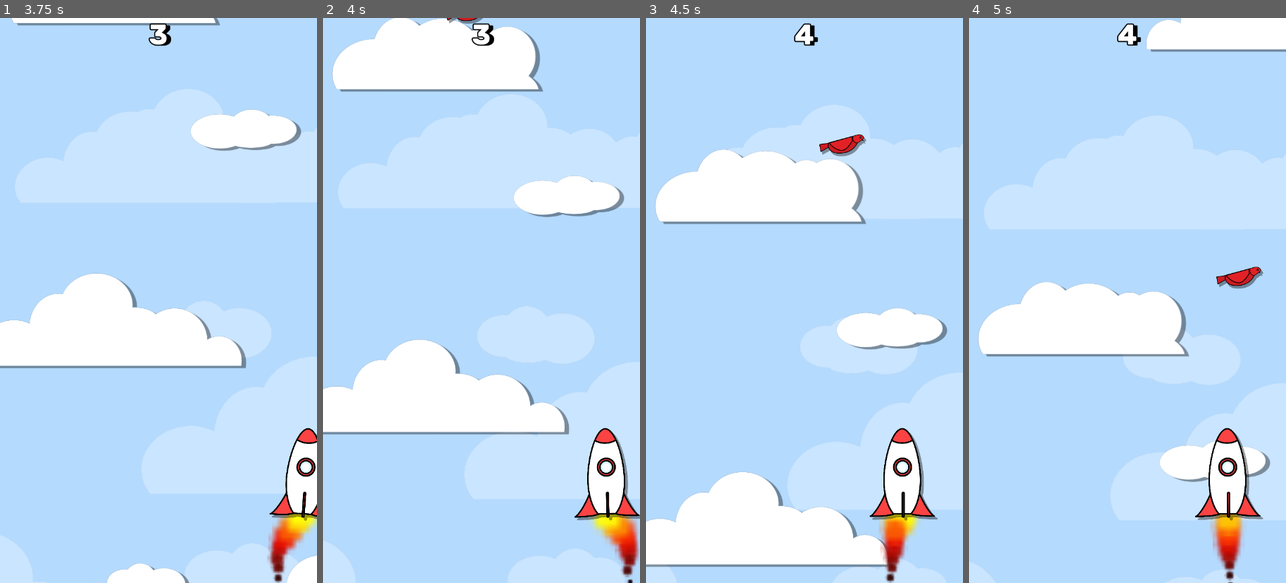
Above: before the commit, frames 1-4 (left to right).
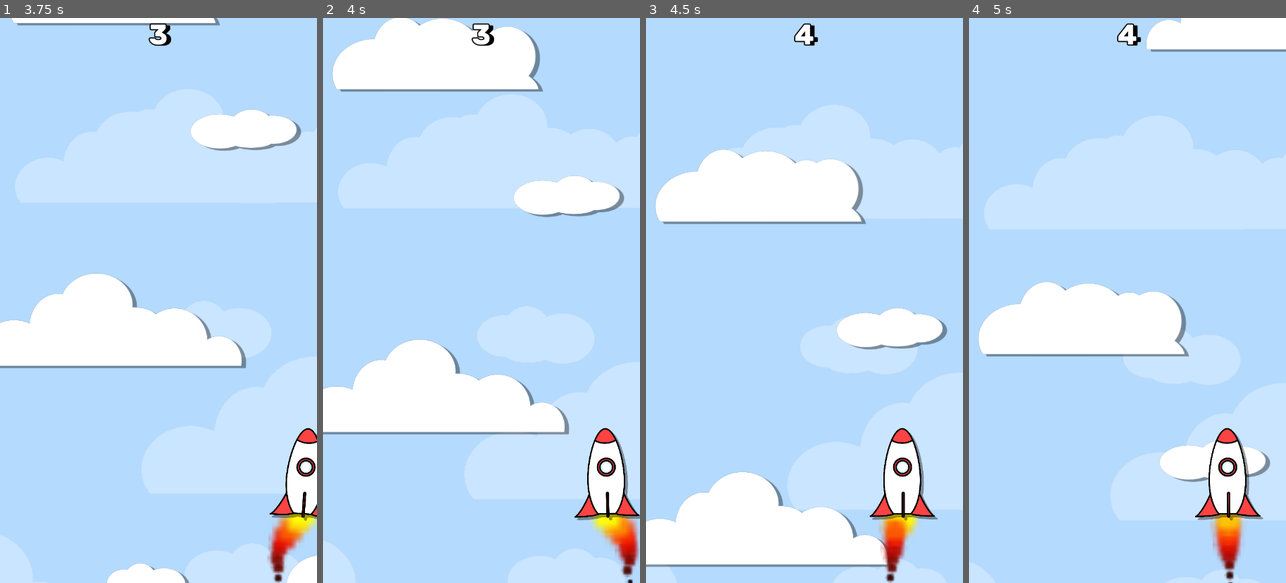
Above: after the commit, the same moments.

Repository: Ranger-NF/BlastOff
Game: Godot game, scene res://main.tscn
Same seed, same stepped clock (60 frames per second), same inputs: the game is played once before the commit and once after it.
Inputs (mouse positions are in pixels of both pictures, inside the frame that each line leads up to):
- Up to frame 1 (3.75 s): click (158, 328) at 0.5 s; move the mouse to (228, 272) at 1.27 s; click (228, 272) at 1.42 s; drag from (95, 328) to (164, 475) at 2.02 s; move the mouse to (190, 176) at 2.77 s; click (190, 176) at 2.92 s; drag from (142, 413) to (63, 215) at 3.52 s
- Up to frame 2 (4 s): no input
- Up to frame 3 (4.5 s): move the mouse to (899, 385) at 4.27 s; click (899, 385) at 4.42 s
- Up to frame 4 (5 s): no input

Frame 1 is identical in both runs. In frame 2, less than 0.1% of the frame differs, in the area x 38-51%, y 0-1%; in frame 3, 0.4%; in frame 4, 0.4%, in the area x 78-93%, y 44-48%.
Error after the commit: Cannot call method 'instantiate' on a null value. (res://main.gd:33)

Commit message:
Seperated main script from the scene

Diff:
--- a/main.gd
+++ b/main.gd
@@ -1,20 +1,63 @@
-extends Node2D
+extends Node
 
-@export var asteroid_node: PackedScene
+@export var bird_scene: PackedScene
+@export var satellite_scene: PackedScene
 
-func spawn_asteroids():
-    var screen_size = get_viewport_rect().size.x
-    var spawn_location = Vector2(randf_range(0, screen_size), 0)
+@onready var obstacle_timer: Timer = $ObstacleTimer
+@onready var satellite_timer: Timer = $SatelliteTimer
 
-    var new_asteroid = asteroid_node.instantiate()
-    new_asteroid.position = spawn_location
-    add_child(new_asteroid)
+@onready var obstacle_path = $ObstaclePath/PathFollow2D
+
+var is_game_running: bool = false
 
 func _ready() -> void:
-    spawn_asteroids()
+    GameManager.game_started.connect(restart_game)
+    GameManager.game_over.connect(_on_game_over)
+
+    UiManager.emit_signal("skipped_to_main_menu")
 
 
+func _physics_process(delta: float) -> void:
+    if is_game_running:
+        StatManager.time_spent += delta
+
+func spawn_obstacle(obstacle_scene: PackedScene):
+    if not obstacle_scene:
+        push_error("PackedScene is not set in the export section!")
+
+    obstacle_path.progress_ratio = randf()
+
+    var rand_xpos_on_path = obstacle_path.position.x
+    var spawn_location = Vector2(rand_xpos_on_path, -250)
+
+    var new_obstacle = obstacle_scene.instantiate()
+    new_obstacle.position = spawn_location
+
+    add_child(new_obstacle)
 
 
+func determine_next_obstacle():
+
+    var random_num = randf()
+    if (random_num < GameManager.satellite_falling_propability):
+        if satellite_timer.is_stopped():
+            satellite_timer.start(randi_range(4, 6))
+
+    spawn_obstacle(bird_scene)
+
+func _on_game_over() -> void:
+    is_game_running = false
+    obstacle_timer.stop()
+    satellite_timer.stop()
+
+func restart_game() -> void:
+    is_game_running = true
+    StatManager.time_spent = 0
+    obstacle_timer.start()
+
 func _on_asteroid_timer_timeout() -> void:
-    pass # Replace with function body.
+    obstacle_timer.wait_time = randf_range(1, 3)
+    determine_next_obstacle()
+
+func _on_satellite_timer_timeout() -> void:
+    spawn_obstacle(satellite_scene)
--- a/main.tscn
+++ b/main.tscn
@@ -1,7 +1,6 @@
-[gd_scene load_steps=12 format=3 uid="uid://dikpya2pi0i66"]
+[gd_scene load_steps=10 format=3 uid="uid://dikpya2pi0i66"]
 
-[ext_resource type="PackedScene" uid="uid://bgdnuqx4a3jm7" path="res://Enemies/Satellite/satellite.tscn" id="1_e8phi"]
-[ext_resource type="PackedScene" uid="uid://c1quod1k2hh1j" path="res://Enemies/Birds/Bird.tscn" id="1_huqlg"]
+[ext_resource type="Script" path="res://main.gd" id="1_lyfac"]
 [ext_resource type="PackedScene" uid="uid://c1tug87fw4xs" path="res://Player/rocket.tscn" id="1_nmvdq"]
 [ext_resource type="PackedScene" uid="uid://0ckqin0njvj4" path="res://UI/ui.tscn" id="3_05n13"]
 [ext_resource type="PackedScene" uid="uid://djfl3lk86q0wd" path="res://UI/control.tscn" id="4_vpkpi"]
@@ -10,72 +9,6 @@
 [ext_resource type="PackedScene" uid="uid://e1b43p4v5huu" path="res://UI/main_menu.tscn" id="8_he1gu"]
 [ext_resource type="PackedScene" uid="uid://cqagkxdakpnt" path="res://UI/settings.tscn" id="9_3pxcm"]
 
-[sub_resource type="GDScript" id="GDScript_vu1uo"]
-script/source = "extends Node
-
-@export var bird_scene: PackedScene
-@export var satellite_scene: PackedScene
-
-@onready var obstacle_timer: Timer = $ObstacleTimer
-@onready var satellite_timer: Timer = $SatelliteTimer
-
-@onready var obstacle_path = $ObstaclePath/PathFollow2D
-
-var is_game_running: bool = false
-
-func _ready() -> void:
-    GameManager.game_started.connect(restart_game)
-    GameManager.game_over.connect(_on_game_over)
-
-    UiManager.emit_signal(\"skipped_to_main_menu\")
-
-
-func _physics_process(delta: float) -> void:
-    if is_game_running:
-        StatManager.time_spent += delta
-
-func spawn_obstacle(obstacle_scene: PackedScene):
-    if not obstacle_scene:
-        push_error(\"PackedScene is not set in the export section!\")
-
-    obstacle_path.progress_ratio = randf()
-
-    var rand_xpos_on_path = obstacle_path.position.x
-    var spawn_location = Vector2(rand_xpos_on_path, -250)
-
-    var new_obstacle = obstacle_scene.instantiate()
-    new_obstacle.position = spawn_location
-
-    add_child(new_obstacle)
-
-
-func determine_next_obstacle():
-
-    var random_num = randf()
-    if (random_num < GameManager.satellite_falling_propability):
-        if satellite_timer.is_stopped():
-            satellite_timer.start(randi_range(4, 6))
-
-    spawn_obstacle(bird_scene)
-
-func _on_game_over() -> void:
-    is_game_running = false
-    obstacle_timer.stop()
-    satellite_timer.stop()
-
-func restart_game() -> void:
-    is_game_running = true
-    StatManager.time_spent = 0
-    obstacle_timer.start()
-
-func _on_asteroid_timer_timeout() -> void:
-    obstacle_timer.wait_time = randf_range(1, 3)
-    determine_next_obstacle()
-
-func _on_satellite_timer_timeout() -> void:
-    spawn_obstacle(satellite_scene)
-"
-
 [sub_resource type="Curve2D" id="Curve2D_e3rry"]
 _data = {
 "points": PackedVector2Array(0, 0, 0, 0, 0, 0, 0, 0, 0, 0, 720, 0)
@@ -83,9 +16,7 @@
 point_count = 2
 
 [node name="Main" type="Node"]
-script = SubResource("GDScript_vu1uo")
-bird_scene = ExtResource("1_huqlg")
-satellite_scene = ExtResource("1_e8phi")
+script = ExtResource("1_lyfac")
 
 [node name="Rocket" parent="." instance=ExtResource("1_nmvdq")]
 position = Vector2(313, -151)
